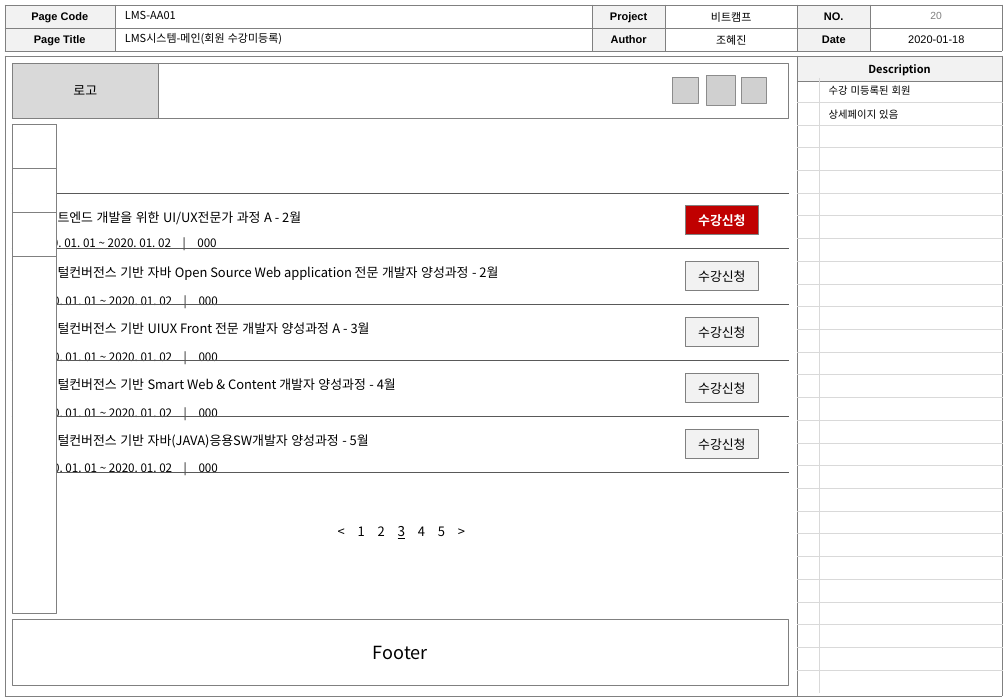
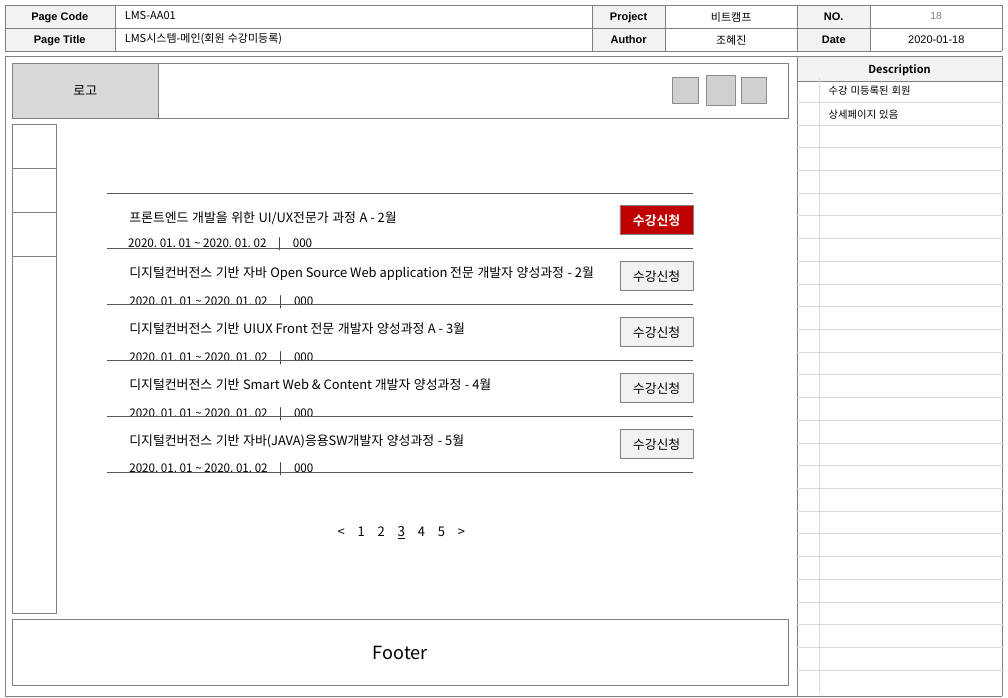
Before and after one commit to h62j8n/bitcamp_lms, a slide deck: slide 18 of storyboard.ver1.3.pptx (slide 20 before the commit). Drawn at 1008x698 pixels with LibreOffice and Linux fonts; fonts in the diff are those of the drawing; grey boxes stand for pictures. Boxes give left, top, right and bottom in pixels: in the first picture for what was removed or moved away, otherwise in the second. Text is boxed around its words. In the diff, an @@ line names an element or a change of style, - is before the commit and + after.

```diff
--- a/storyboard.ver1.3.pptx
+++ b/storyboard.ver1.3.pptx
@@ page number at [930, 12, 941, 19]: text changed @@
-20
+18
@@ table: place and size @@
-table at [12, 194, 789, 480]
+table at [107, 194, 693, 477]
@@ 5 rectangles: place and size @@
-5 rectangles at [686, 206, 759, 458]
+5 rectangles at [620, 206, 693, 458]
```
Also in this commit, not shown: 13 other slides changed, 12 slides added, 2 slides removed.
